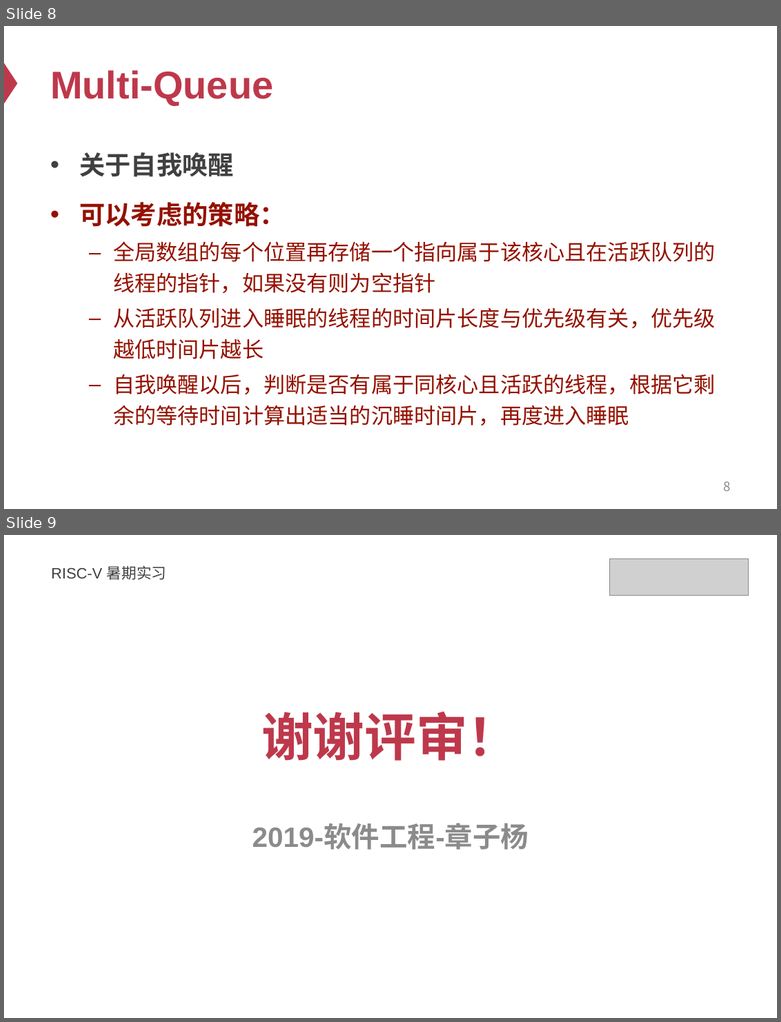
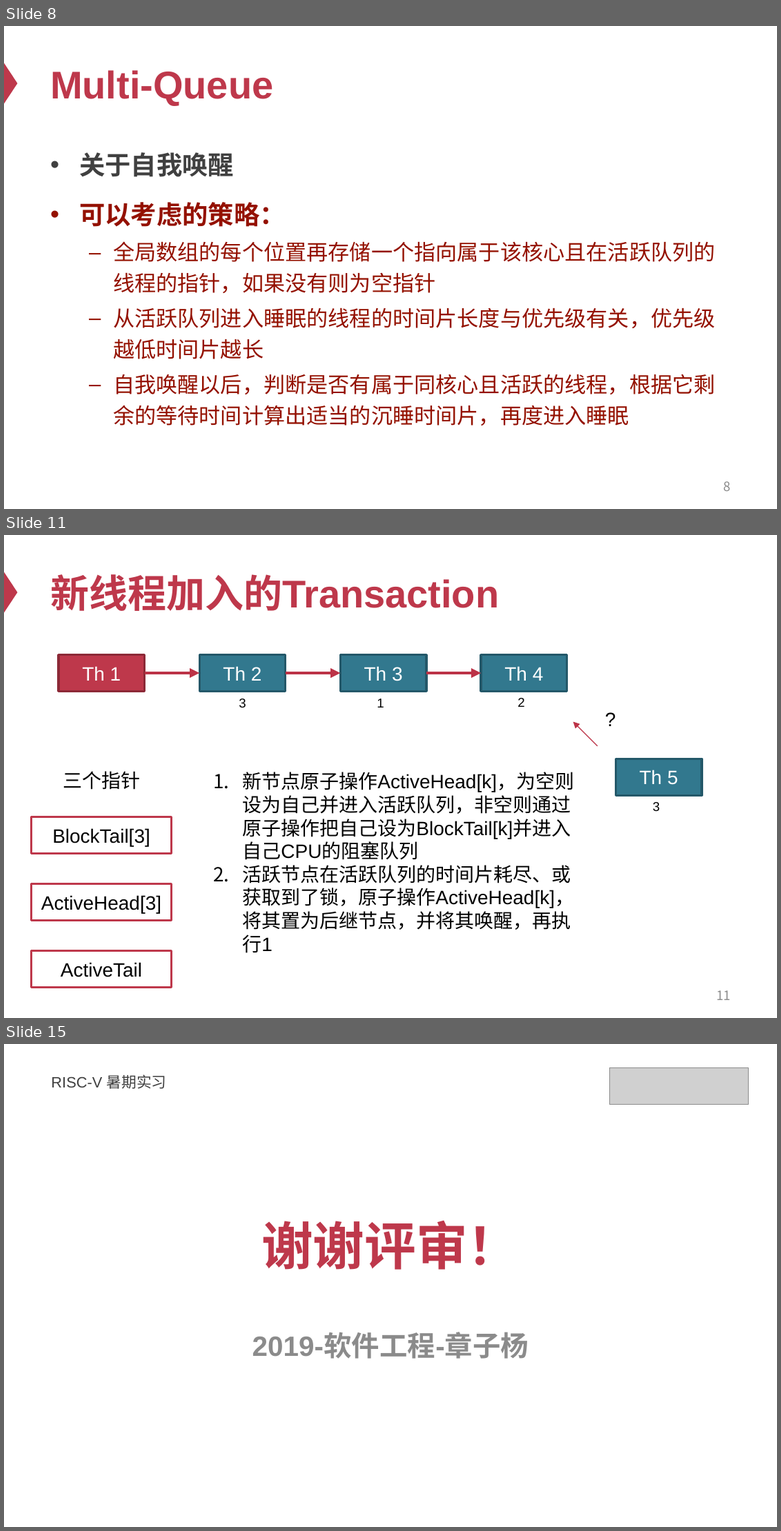
Before and after one commit to SineStriker/uxlock-minimal, a slide deck: docs/slides/初探方向.pptx. Shown one above the other, each under a label of ours: slides 8 and 9 before the commit, slides 8, 11 and 15 after it; the slides between them are not shown. The pictures are 781x1022 and 781x1531 pixels, drawn with LibreOffice and Linux fonts; fonts in the diff are those of the drawing; grey boxes stand for pictures. Boxes give left, top, right and bottom in pixels: in the first picture for what was removed or moved away, otherwise in the second. Text is boxed around its words. In the diff, an @@ line names an element or a change of style, - is before the commit and + after.

```diff
--- a/docs/slides/初探方向.pptx
+++ b/docs/slides/初探方向.pptx
@@ slide 11 added at [4,535,777,1018], background #FFFFFF; not listed: 1 template element that a slide beside it also shows @@
@@ title added at [50,574,499,611], 36 pt, text #BE384B, bold @@
+新线程加入的Transaction
@@ rectangle added at [59,655,145,691], fill #BE384B, outline #8D2937 2 pt, 18 pt, text #FFFFFF @@
+Th 1
@@ rectangle added at [199,655,286,691], fill #32788E, outline #255969 2 pt, 18 pt, text #FFFFFF @@
+Th 2
@@ rectangle added at [340,655,426,691], fill #32788E, outline #255969 2 pt, 18 pt, text #FFFFFF @@
+Th 3
@@ rectangle added at [481,655,566,691], fill #32788E, outline #255969 2 pt, 18 pt, text #FFFFFF @@
+Th 4
@@ arrow added from (145, 673) to (199, 673), #BD3347 3 pt @@
@@ arrow added from (286, 673) to (340, 673), #BD3347 3 pt @@
@@ arrow added from (426, 673) to (481, 673), #BD3347 3 pt @@
@@ text added at [239,699,245,707], 12 pt, text #000000 @@
+3
@@ text added at [377,699,383,707], 12 pt, text #000000 @@
+1
@@ text added at [517,698,524,707], 12 pt, text #000000 @@
+2
@@ text added at [597,703,640,734], 18 pt, text #000000 @@
+?
@@ arrow added from (597, 746) to (573, 722), #BD3347 0.75 pt @@
@@ rectangle added at [615,759,701,795], fill #32788E, outline #255969 2 pt, 18 pt, text #FFFFFF @@
+Th 5
@@ text added at [63,771,140,790], 18 pt, text #000000 @@
+三个指针
@@ text added at [242,772,574,953], 18 pt, text #000000 @@
+1. 新节点原子操作ActiveHead[k]，为空则设为自己并进入活跃队列，非空则通过原子操作把自己设为BlockTail[k]并进入自己CPU的阻塞队列
+2. 活跃节点在活跃队列的时间片耗尽、或获取到了锁，原子操作ActiveHead[k]，将其置为后继节点，并将其唤醒，再执行1
@@ text added at [653,802,660,811], 12 pt, text #000000 @@
+3
@@ rectangle added at [31,817,171,853], fill #FFFFFF, outline #BE384B 2 pt, 18 pt, text #000000 @@
+BlockTail[3]
@@ rectangle added at [31,883,171,920], fill #FFFFFF, outline #BE384B 2 pt, 18 pt, text #000000 @@
+ActiveHead[3]
@@ rectangle added at [31,951,171,987], fill #FFFFFF, outline #BE384B 2 pt, 18 pt, text #000000 @@
+ActiveTail
@@ page number added at [716,990,731,1000], 12 pt, text #8C8C8C @@
+11
@@ what was slide 9 is now slide 15 @@
```
Also in this commit, not shown: 5 other slides added, 3 other files.
